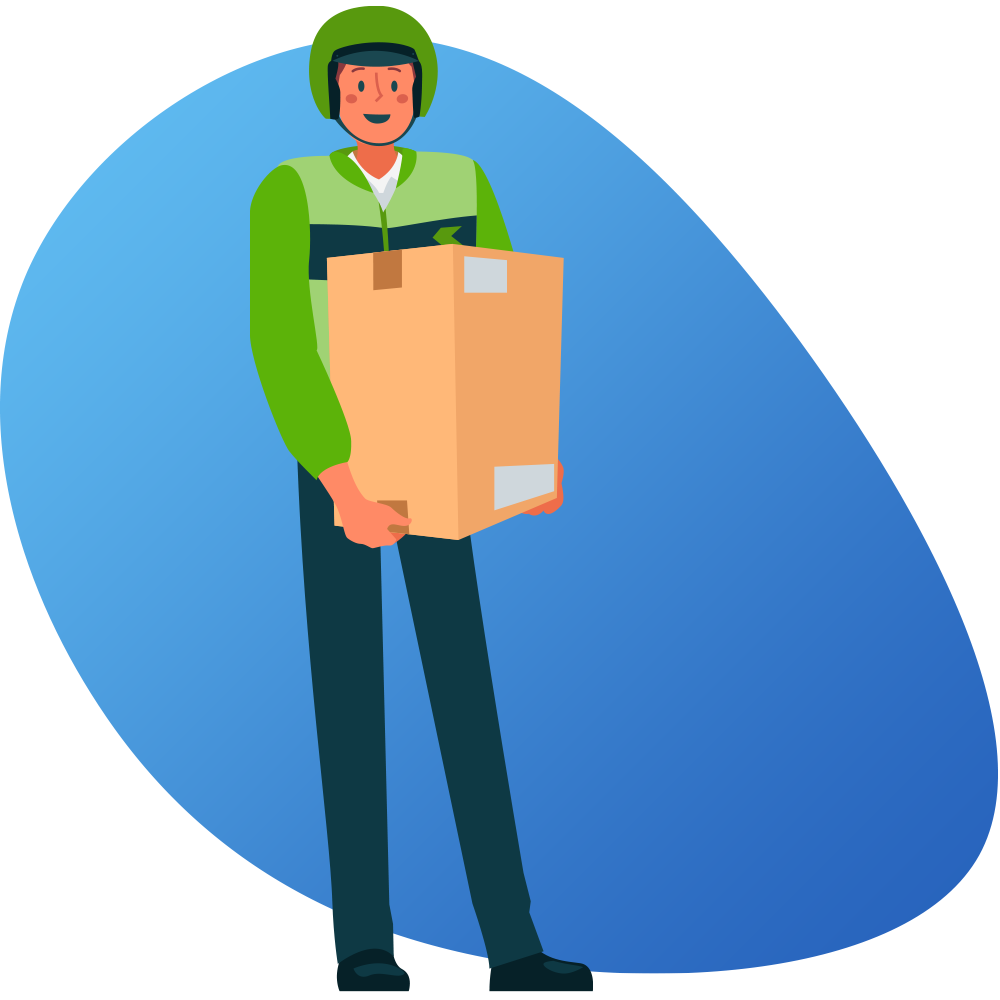
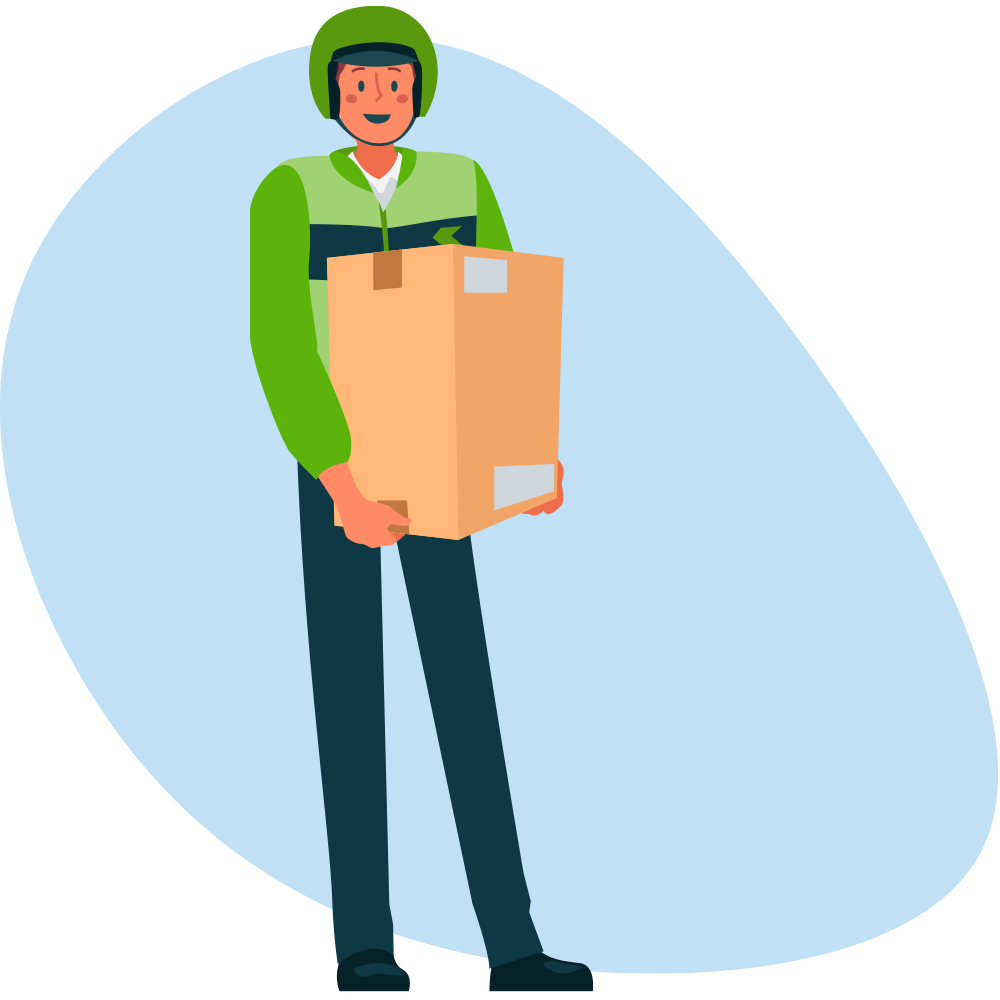
Before/after of a 1000 x 1000 layered artwork. What changed in the layer stack:
pixels changed over [0, 42, 998, 974] (layer not identified)
